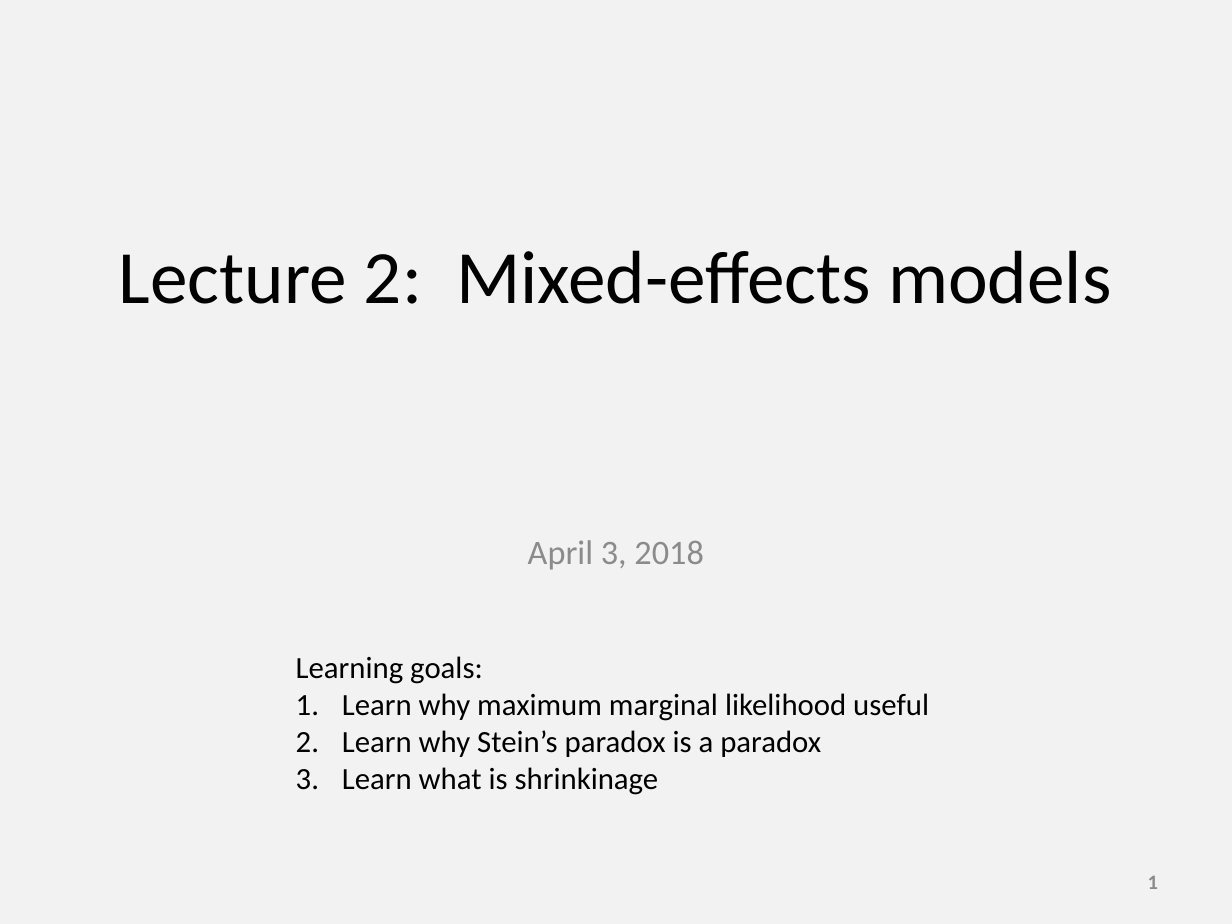
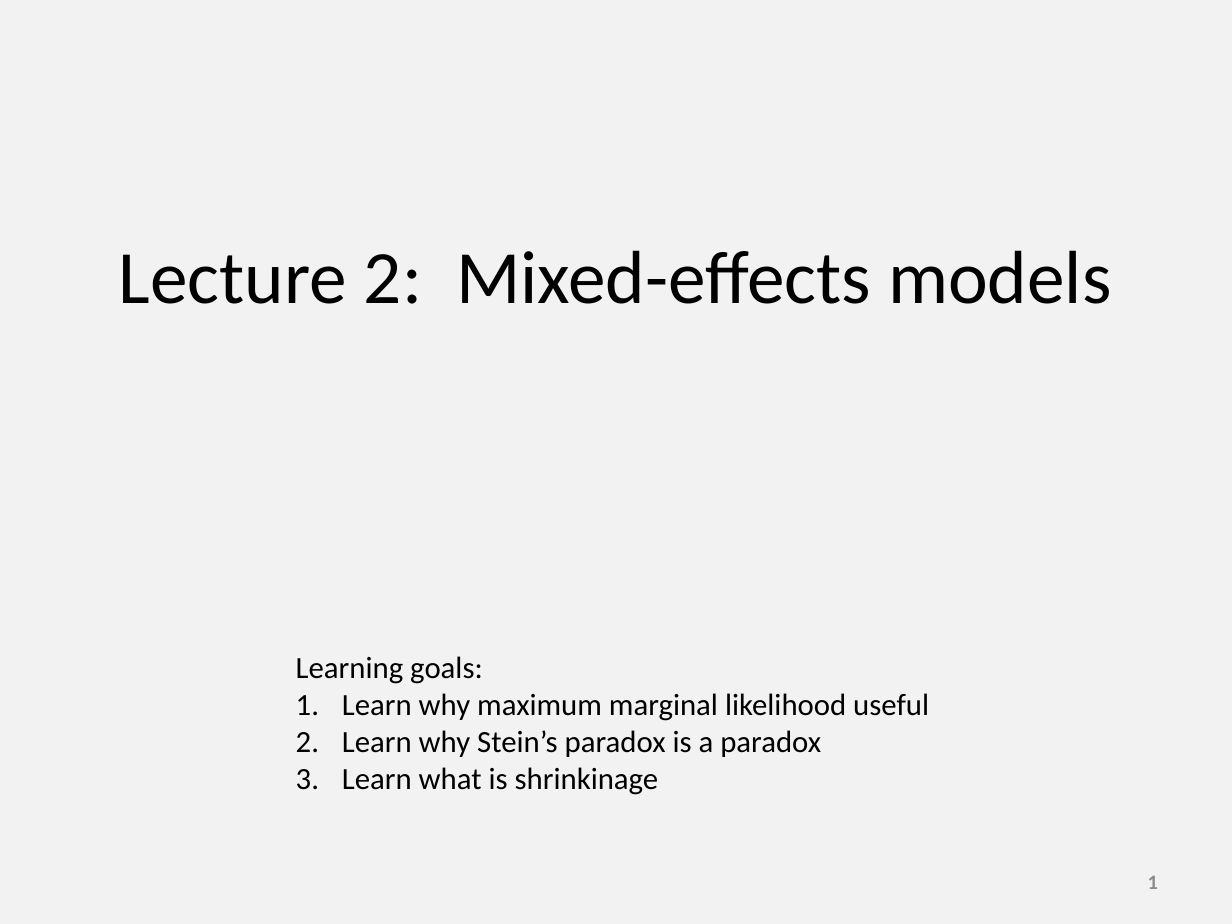
Before and after one commit to James-Thorson/2024_FSH556, a slide deck: slide 1 of Week 1/Lab/Lecture 2 -- Mixed-effects models.pptx. Drawn at 1232x924 pixels with LibreOffice and Linux fonts; fonts in the diff are those of the drawing. Boxes give left, top, right and bottom in pixels: in the first picture for what was removed or moved away, otherwise in the second. Text is boxed around its words. In the diff, an @@ line names an element or a change of style, - is before the commit and + after.

```diff
--- a/Week 1/Lab/Lecture 2 -- Mixed-effects models.pptx
+++ b/Week 1/Lab/Lecture 2 -- Mixed-effects models.pptx
@@ subtitle removed at bbox=[528, 540, 703, 570] @@
-April 3, 2018
```
Also in this commit, not shown: 1 other file.
